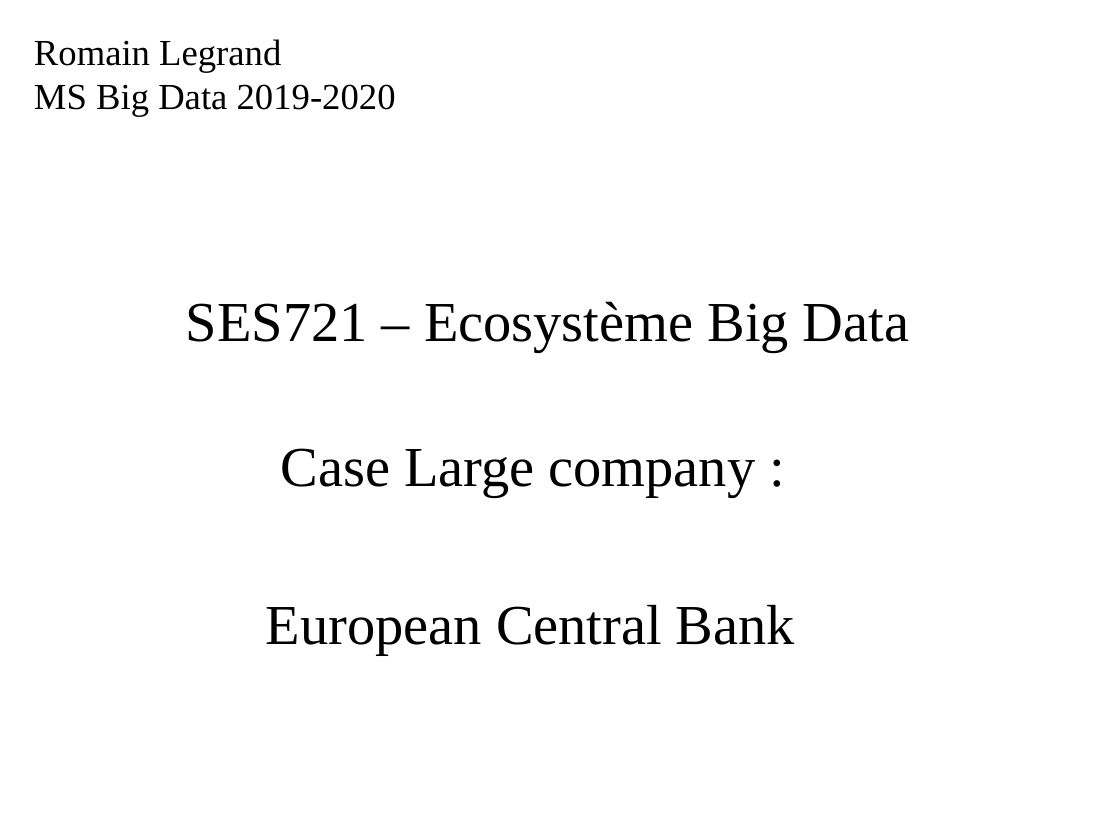
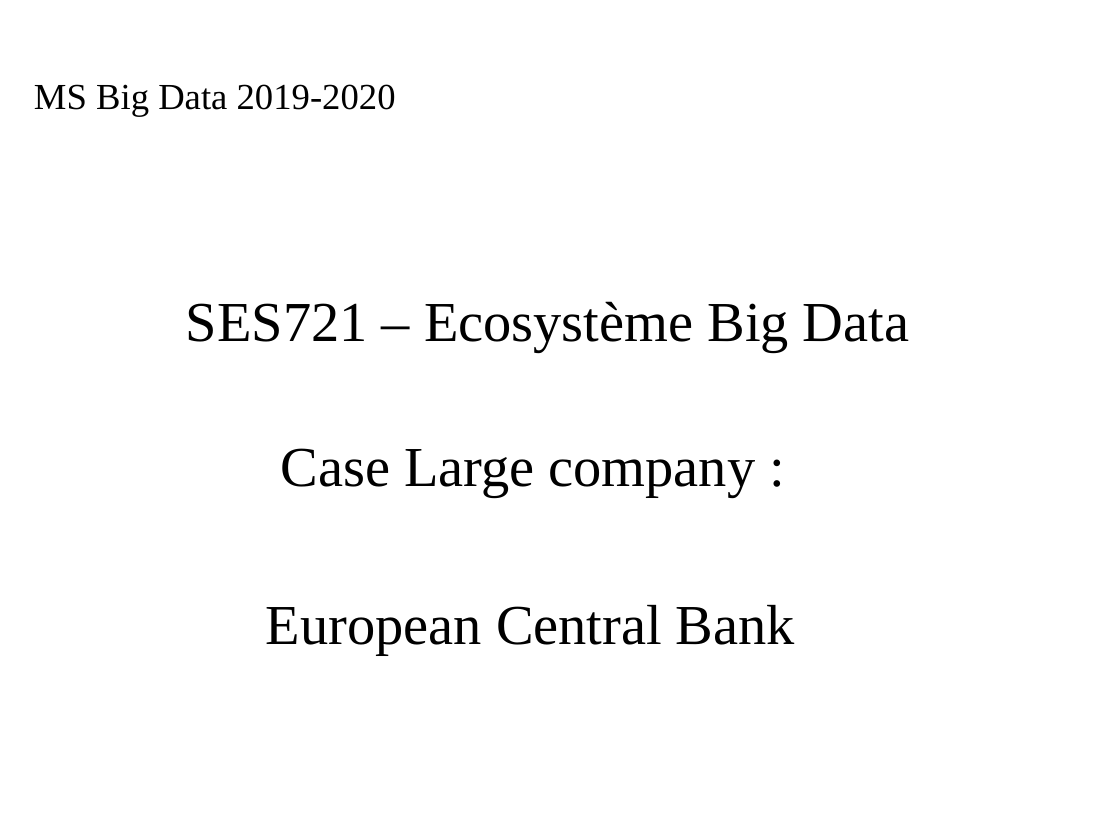
Before and after one commit to Rspot78/MS_Big_Data, a slide deck: slide 1 of P4/SES721_ecosysteme_big_data/projet_individuel/présentation.odp. Drawn at 1120x840 pixels with LibreOffice and Linux fonts; fonts in the diff are those of the drawing; background and template pictures are left out. Boxes give left, top, right and bottom in pixels: in the first picture for what was removed or moved away, otherwise in the second. Text is boxed around its words. In the diff, an @@ line names an element or a change of style, - is before the commit and + after.

```diff
--- a/P4/SES721_ecosysteme_big_data/projet_individuel/présentation.odp
+++ b/P4/SES721_ecosysteme_big_data/projet_individuel/présentation.odp
@@ text at <box>34,39,281,73</box>: paragraph removed @@
-Romain Legrand
```
Also in this commit, not shown: 13 other files.
